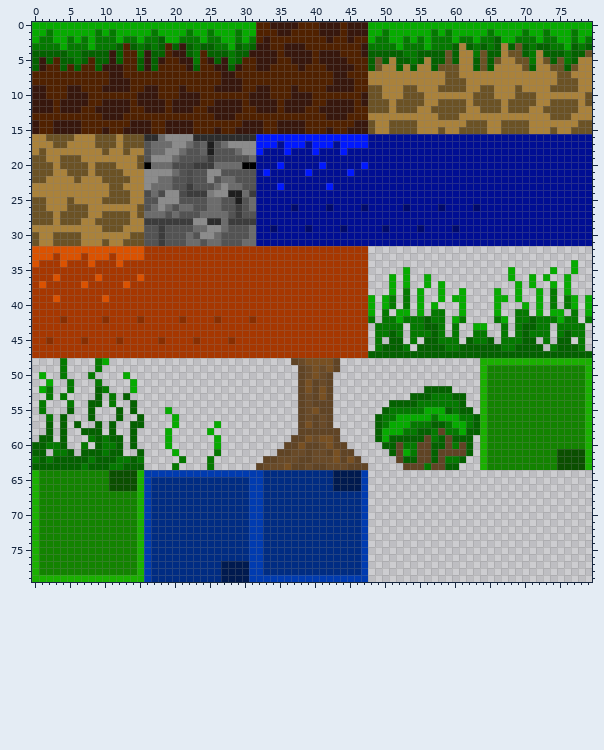
Two states of a sprite sheet, www/assets/Planet/Levels/GrassPlanet/tilesets/GrassTileset.png. Above, as it was before the edit.
The file is 80x80 pixels.
And afterwards:
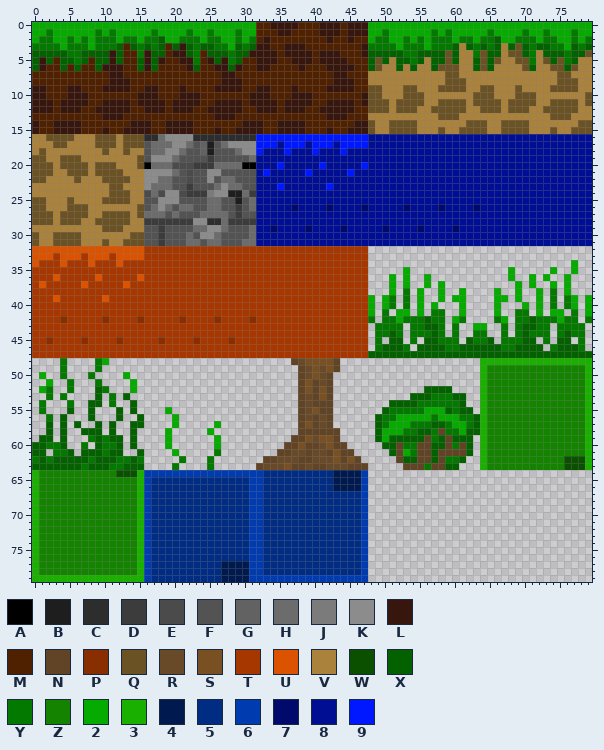
Palette (. is transparent): A #000000  B #1e1e1e  C #2d2d2d  D #3c3c3c  E #4b4b4b  F #535353  G #626262  H #6c6c6c  J #7b7b7b  K #8c8c8c  L #37170d  M #502100  N #604425  P #882e00  Q #6b5225  R #694a28  S #785022  T #a63700  U #db5200  V #aa823b  W #0b4f00  X #046100  Y #047900  Z #138300  2 #06ab00  3 #1ab000  4 #001a4f  5 #002c83  6 #003bb0  7 #000a6c  8 #000e93  9 #0018ff
Changes in this commit:
{"y":61,"x":75,"old":"WWWW","new":"ZZZZ"}
{"y":62,"x":75,"old":"W","new":"Z"}
{"y":63,"x":75,"old":"W","new":"Z"}
{"y":64,"x":11,"old":"W","new":"Z"}
{"y":65,"x":11,"old":"WWWW","new":"ZZZZ"}
{"y":66,"x":11,"old":"WWWW","new":"ZZZZ"}
{"label":"changed","picture_box":[557,449,585,470]}
{"label":"changed","picture_box":[109,470,137,491]}
